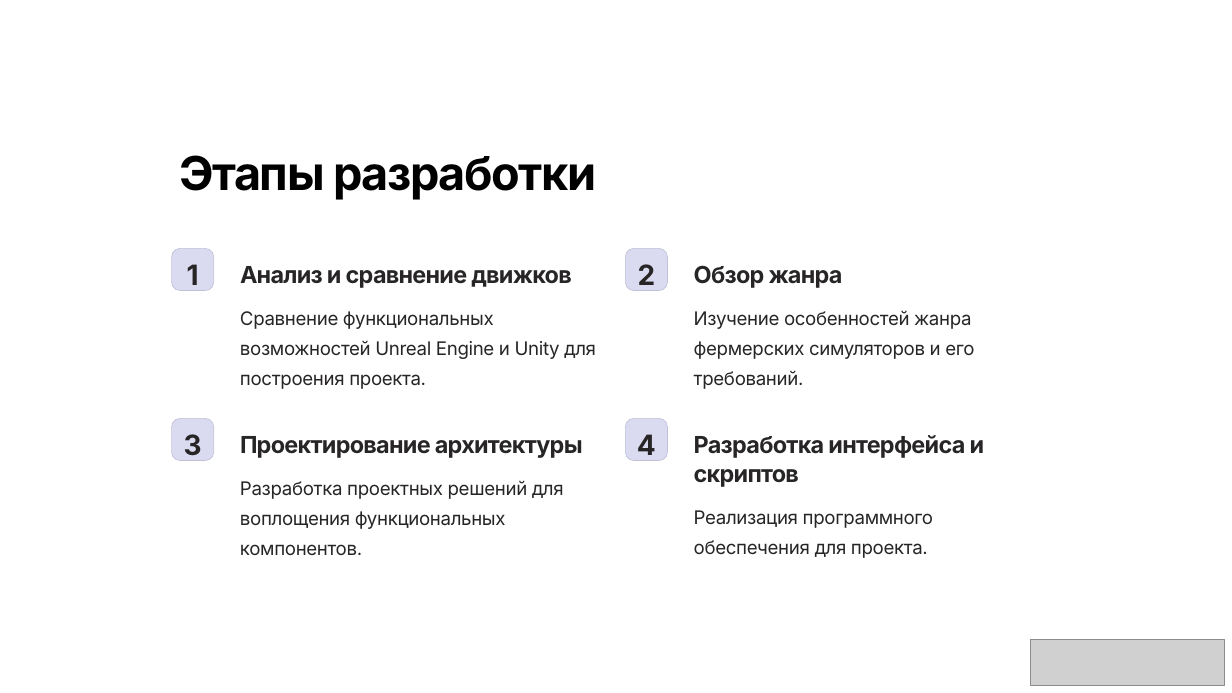
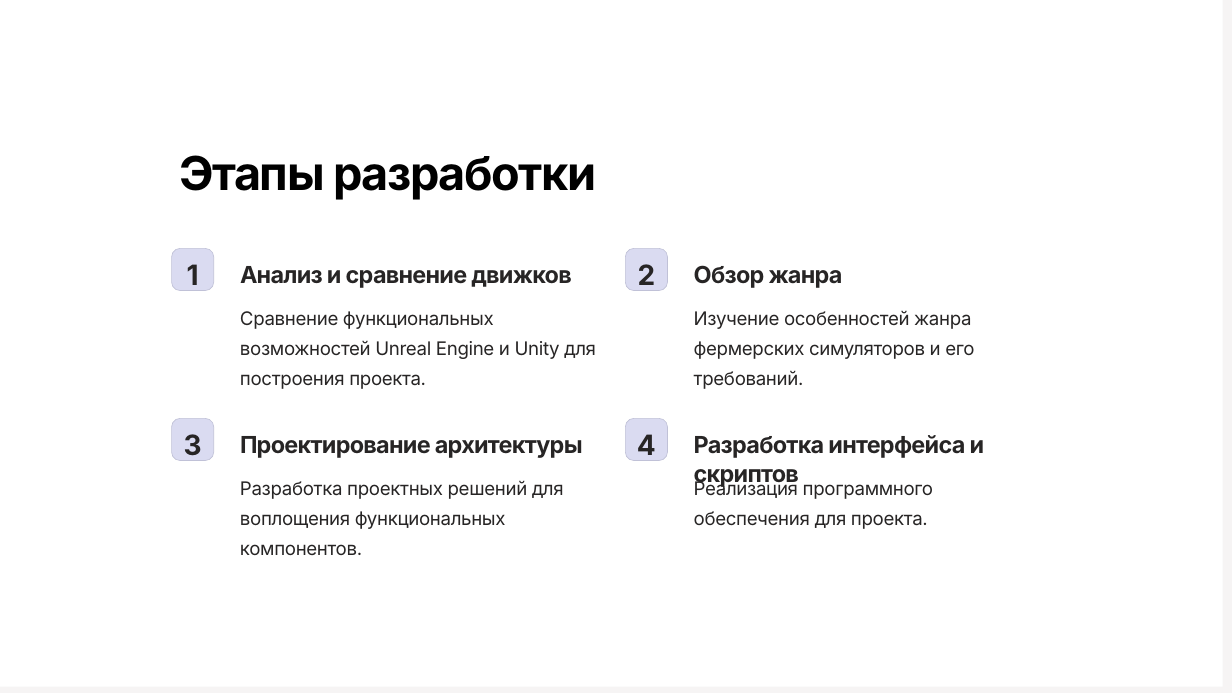
Before and after one commit to MAZUTA89/Farmer-s-Valley, a slide deck: slide 6 of ДипломДокументы/Преддипломная практика/Razrabotka-programmnyh-komponentov-dlya-igry-fermerskogo-simulyatora.pptx. Drawn at 1232x693 pixels with LibreOffice and Linux fonts; fonts in the diff are those of the drawing; grey boxes stand for pictures. Boxes give left, top, right and bottom in pixels: in the first picture for what was removed or moved away, otherwise in the second. Text is boxed around its words. In the diff, an @@ line names an element or a change of style, - is before the commit and + after.

```diff
--- a/ДипломДокументы/Преддипломная практика/Razrabotka-programmnyh-komponentov-dlya-igry-fermerskogo-simulyatora.pptx
+++ b/ДипломДокументы/Преддипломная практика/Razrabotka-programmnyh-komponentov-dlya-igry-fermerskogo-simulyatora.pptx
@@ rectangle: place and size @@
-rectangle at bbox=[0, 0, 1232, 693]
+rectangle at bbox=[0, 0, 1223, 687]
@@ rectangle added at bbox=[0, 0, 1232, 693], fill #F6F4F4 @@
@@ text "Реализация программного обеспечения для проекта.": place and size @@
-text "Реализация программного обеспечения для проекта." at bbox=[694, 510, 933, 558]
+text "Реализация программного обеспечения для проекта." at bbox=[694, 479, 933, 529]
@@ picture removed at bbox=[1031, 639, 1224, 685] @@
```
Also in this commit, not shown: 6 other slides changed, 1 slide added, 1 slide removed, 18 other files.
